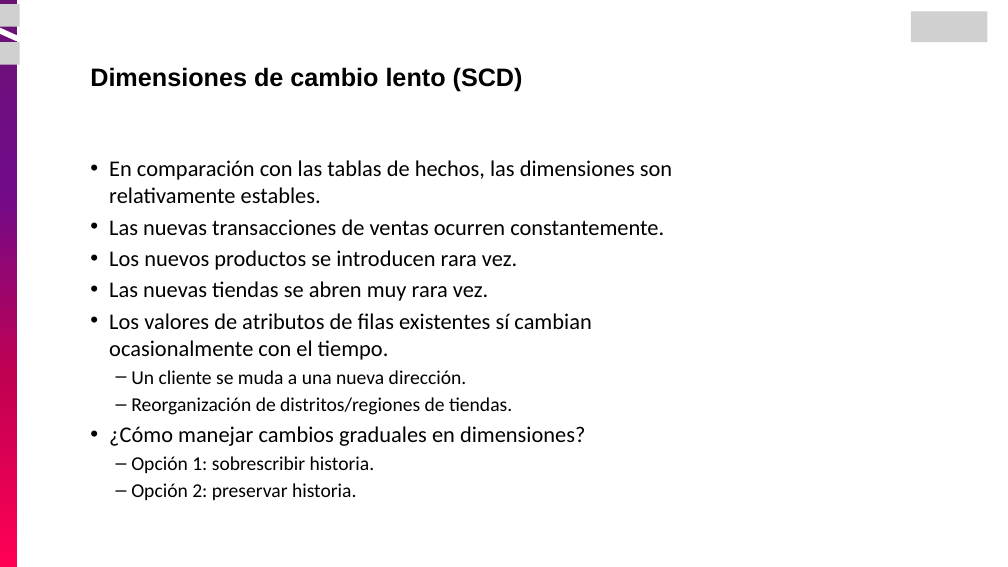
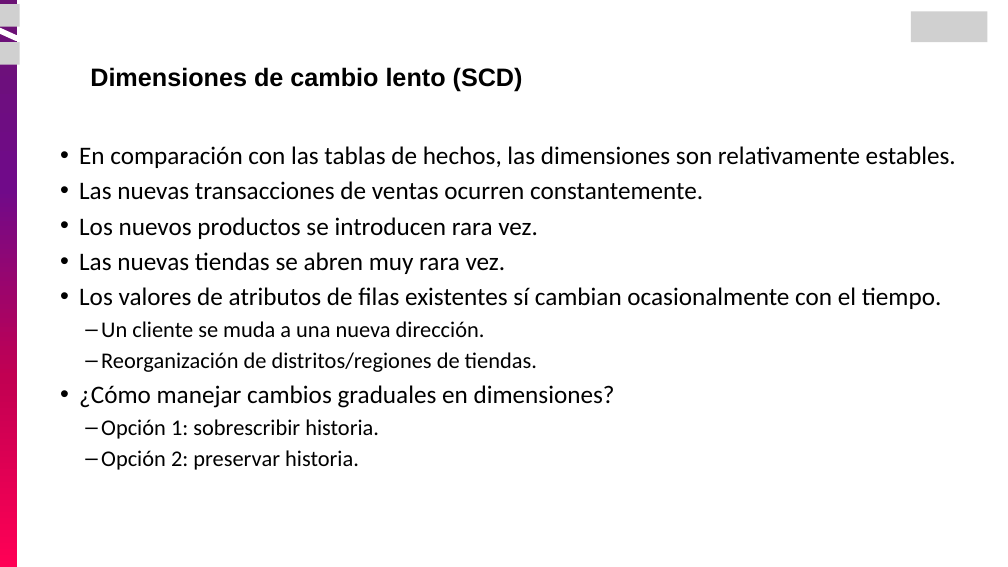
Before and after one commit to pariasm97/curso-ingenieria-de-datos, a slide deck: slide 93 of modulo-02_bases_datos/02_Bodegas de Datos - Intro Redshift/01_Bodegas de Datos.pptx (slide 84 before the commit). Drawn at 1008x567 pixels with LibreOffice and Linux fonts; fonts in the diff are those of the drawing; grey boxes stand for pictures. Boxes give left, top, right and bottom in pixels: in the first picture for what was removed or moved away, otherwise in the second. Text is boxed around its words. In the diff, an @@ line names an element or a change of style, - is before the commit and + after.

```diff
--- a/modulo-02_bases_datos/02_Bodegas de Datos - Intro Redshift/01_Bodegas de Datos.pptx
+++ b/modulo-02_bases_datos/02_Bodegas de Datos - Intro Redshift/01_Bodegas de Datos.pptx
@@ text "En comparación con las tablas ...": place and size @@
-text "En comparación con las tablas ..." at (109,160,672,500)
+text "En comparación con las tablas ..." at (79,146,956,470)
@@ text "En comparación con las tablas ..." at (79,146,956,470): size 32 to 36 pt in "En comparación con las tablas de hechos, ...", "Las nuevas transacciones de ventas ocurren constantemente.", "Los nuevos productos se introducen rara vez.", "Las nuevas tiendas se abren muy rara ..." and 2 more places; size 28 to 32 pt in "Un cliente se muda a una nueva ...", "Reorganización de distritos/regiones de tiendas.", "Opción 1: sobrescribir historia.", "Opción 2: preservar historia." @@
```
Also in this commit, not shown: 22 other slides changed, 13 slides added.
